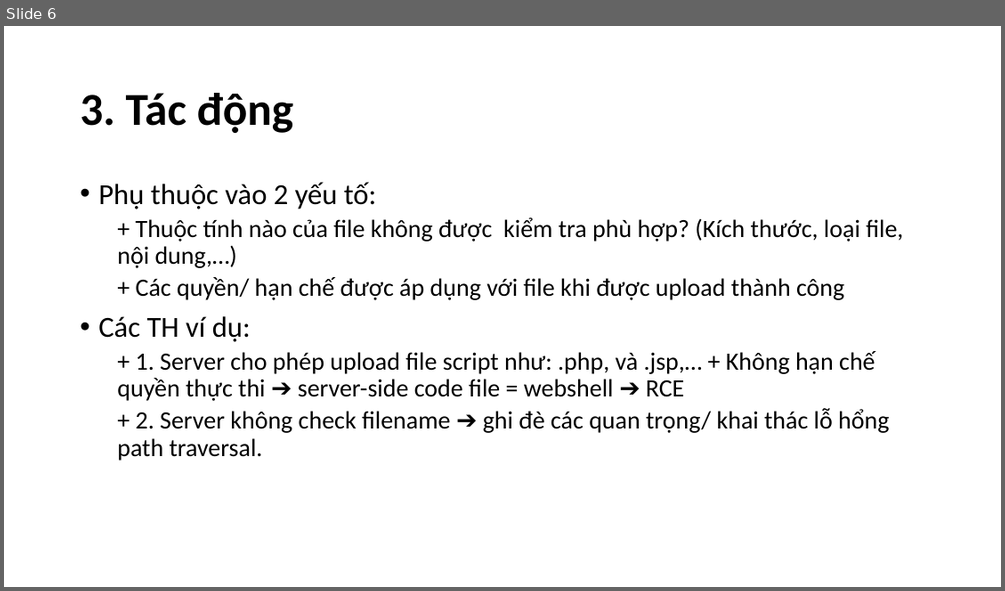
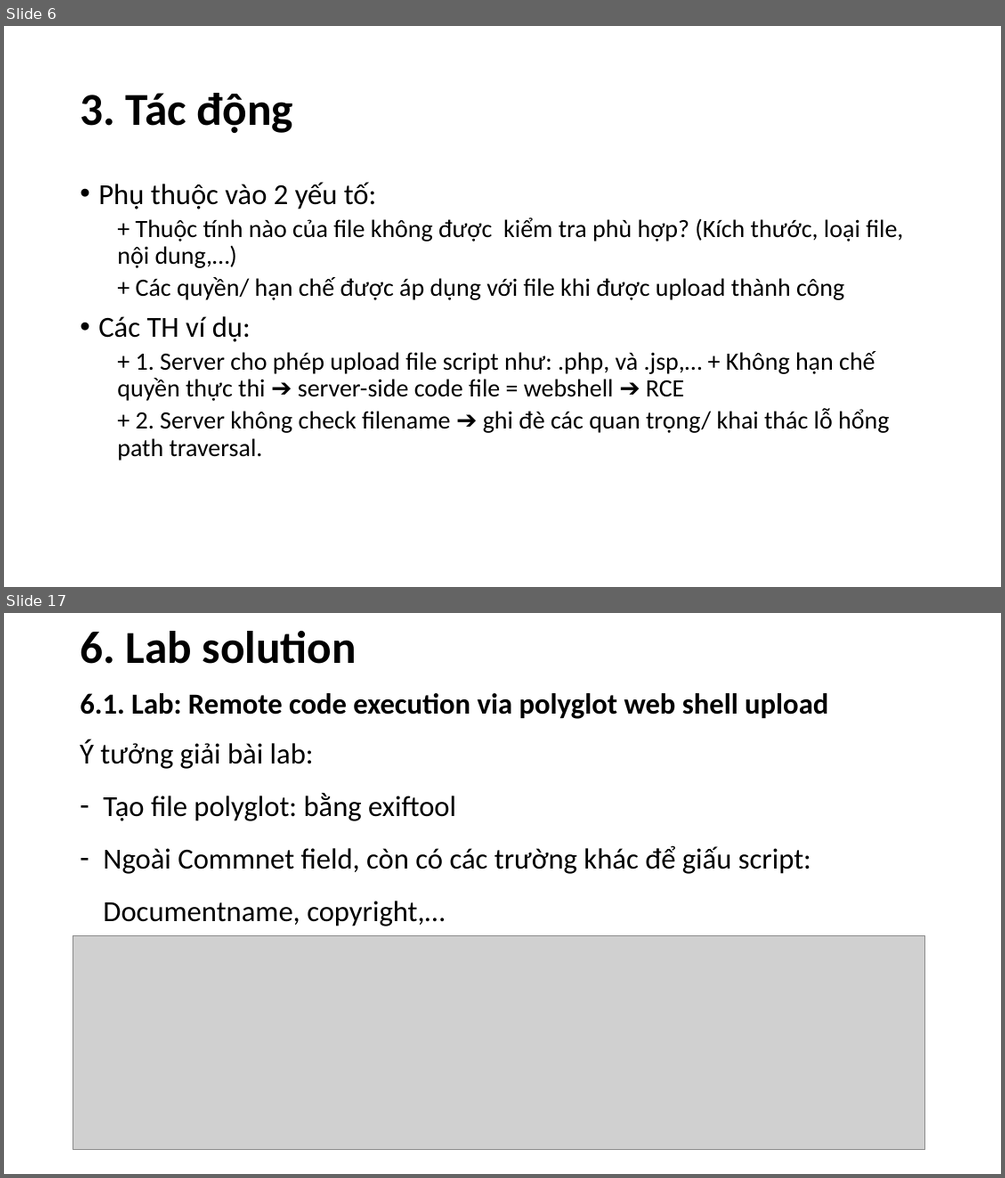
Before and after one commit to n33r9/PortSwigger_labs_note, a slide deck: week3.2.file_upload/file_upload.pptx. Shown one above the other, each under a label of ours: slide 6 before the commit, slides 6 and 17 after it; the slides between them are not shown. The pictures are 1005x591 and 1005x1178 pixels, drawn with LibreOffice and Linux fonts; fonts in the diff are those of the drawing; grey boxes stand for pictures. Boxes give left, top, right and bottom in pixels: in the first picture for what was removed or moved away, otherwise in the second. Text is boxed around its words. In the diff, an @@ line names an element or a change of style, - is before the commit and + after.

```diff
--- a/week3.2.file_upload/file_upload.pptx
+++ b/week3.2.file_upload/file_upload.pptx
@@ slide 17 added at (x1=4, y1=613, x2=1001, y2=1174), background #FFFFFF @@
@@ title added at (x1=80, y1=631, x2=356, y2=664), 44 pt, text #000000, bold @@
+6. Lab solution
@@ text added at (x1=80, y1=693, x2=828, y2=719), 28 pt, text #000000, bold @@
+6.1. Lab: Remote code execution via polyglot web shell upload
@@ text added at (x1=80, y1=740, x2=811, y2=926), 28 pt, text #000000 @@
+Ý tưởng giải bài lab:
+– Tạo file polyglot: bằng exiftool
+– Ngoài Commnet field, còn có các trường khác để giấu script: Documentname, copyright,…
@@ picture added at (x1=73, y1=935, x2=925, y2=1149) @@
```
Also in this commit, not shown: 5 slides changed, 13 other slides added.
